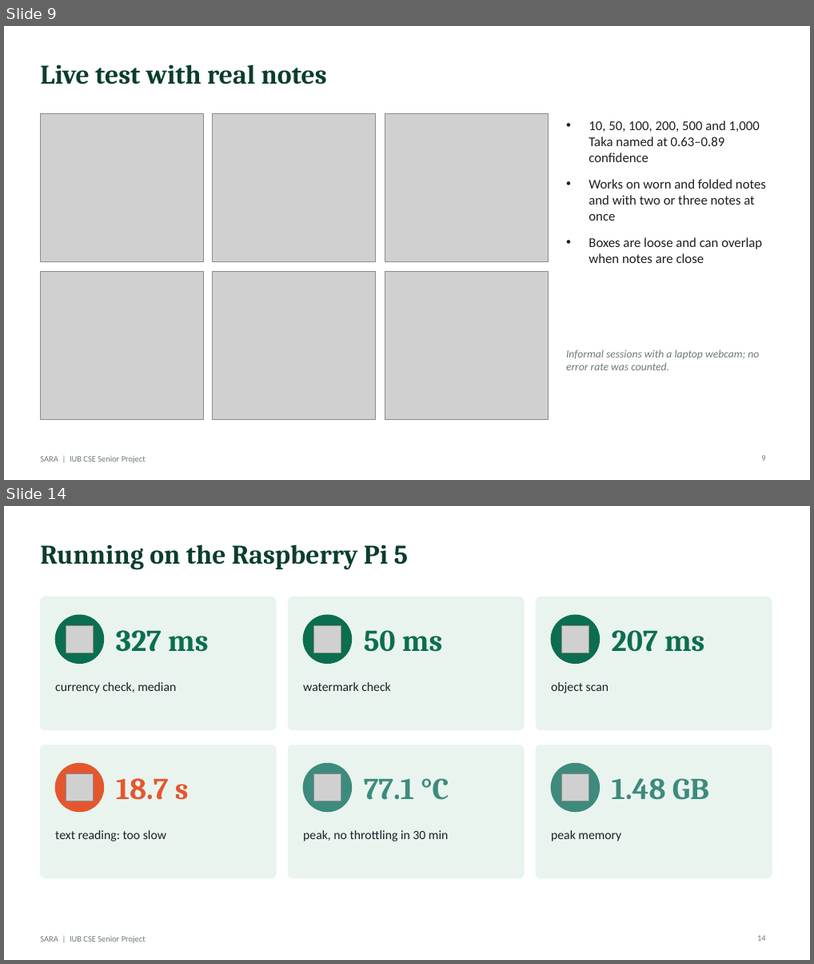
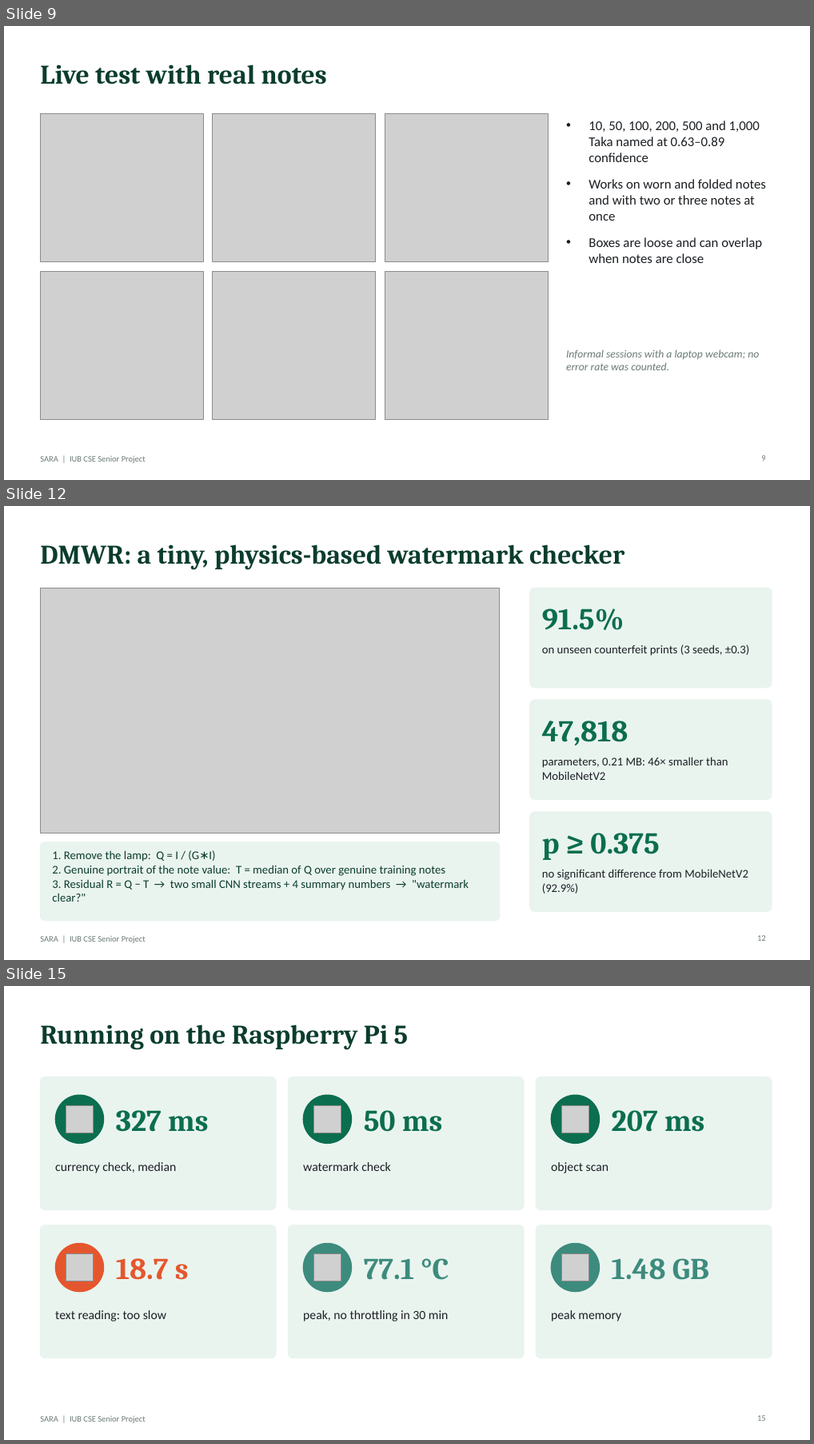
Before and after one commit to aflam330/Senior_project_wearable_glass_for_blind_people_using_ocr_and_ylo, a slide deck: Thesis Report and paper/thesis report/slides/SARA_Presentation.pptx. Shown one above the other, each under a label of ours: slides 9 and 14 before the commit, slides 9, 12 and 15 after it; the slides between them are not shown. The pictures are 814x964 and 814x1444 pixels, drawn with LibreOffice and Linux fonts; fonts in the diff are those of the drawing; grey boxes stand for pictures. Boxes give left, top, right and bottom in pixels: in the first picture for what was removed or moved away, otherwise in the second. Text is boxed around its words. In the diff, an @@ line names an element or a change of style, - is before the commit and + after.

```diff
--- a/Thesis Report and paper/thesis report/slides/SARA_Presentation.pptx
+++ b/Thesis Report and paper/thesis report/slides/SARA_Presentation.pptx
@@ slide 12 added at bbox=[4, 506, 810, 960], background #FFFFFF; not listed: 1 template element that a slide beside it also shows @@
@@ title added at bbox=[40, 544, 625, 570], 32 pt, text #0B3D2E, bold @@
+DMWR: a tiny, physics-based watermark checker
@@ picture added at bbox=[40, 588, 500, 832] @@
@@ rounded rectangle added at bbox=[530, 588, 772, 688], fill #EAF4EF, outline #EAF4EF 1 pt @@
@@ text added at bbox=[542, 608, 625, 630], 36 pt, text #0B6E4F, bold @@
+91.5%
@@ text added at bbox=[542, 644, 750, 656], 14 pt, text #1B1F23 @@
+on unseen counterfeit prints (3 seeds, ±0.3)
@@ rounded rectangle added at bbox=[530, 700, 772, 800], fill #EAF4EF, outline #EAF4EF 1 pt @@
@@ text added at bbox=[542, 720, 629, 745], 36 pt, text #0B6E4F, bold @@
+47,818
@@ text added at bbox=[542, 756, 728, 780], 14 pt, text #1B1F23 @@
+parameters, 0.21 MB: 46× smaller than MobileNetV2
@@ rounded rectangle added at bbox=[530, 812, 772, 912], fill #EAF4EF, outline #EAF4EF 1 pt @@
@@ text added at bbox=[542, 832, 659, 860], 36 pt, text #0B6E4F, bold @@
+p ≥ 0.375
@@ rounded rectangle added at bbox=[40, 842, 500, 920], fill #EAF4EF, outline #EAF4EF 1 pt @@
@@ text added at bbox=[52, 850, 469, 901], 14 pt, text #0B3D2E @@
+1. Remove the lamp: Q = I / (G∗I)
+2. Genuine portrait of the note value: T = median of Q over genuine training notes
+3. Residual R = Q − T → two small CNN streams + 4 summary numbers → "watermark clear?"
@@ text added at bbox=[542, 868, 749, 893], 14 pt, text #1B1F23 @@
+no significant difference from MobileNetV2 (92.9%)
@@ page number added at bbox=[758, 935, 766, 940], 10 pt, text #6B7B76 @@
+12
@@ what was slide 14 is now slide 15 @@
@@ page number at bbox=[758, 1415, 766, 1420]: text changed @@
-14
+15
```
Also in this commit, not shown: 6 slides changed, 1 slide removed, 12 other files.
